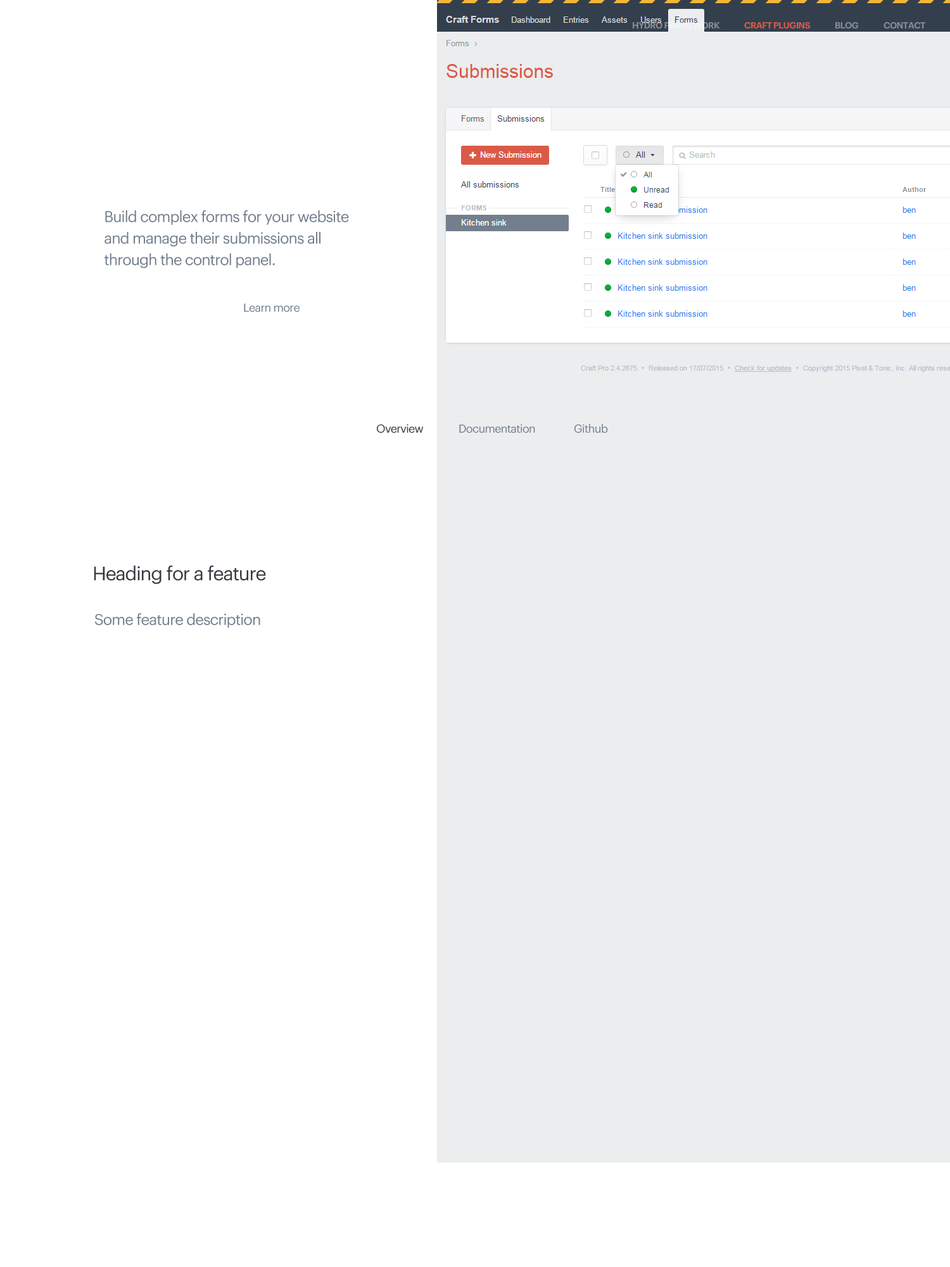
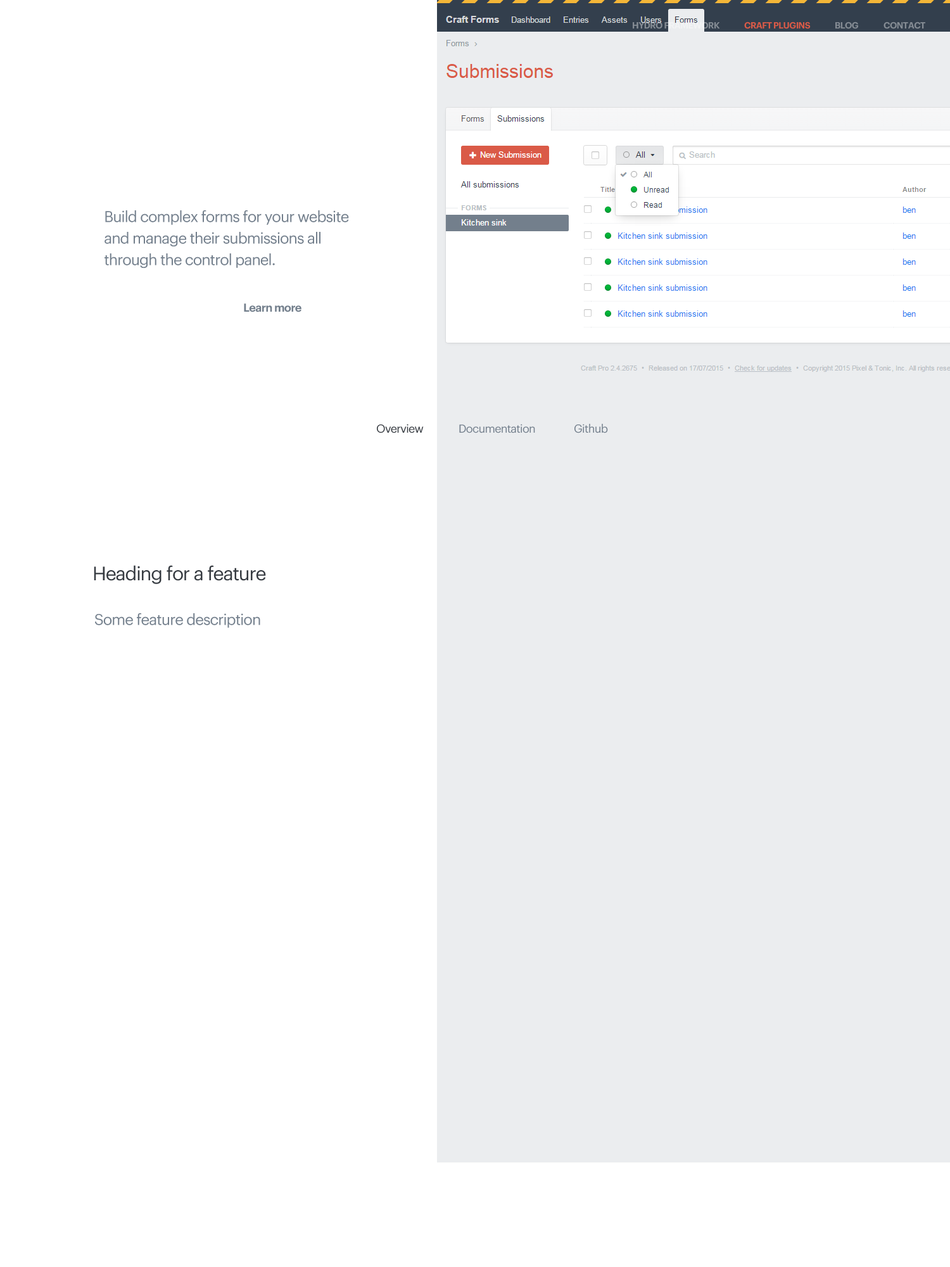
The second 950 x 1267 image is a revision of the first. Changes to its layers:
painted on "Learn more" over [245, 303, 302, 313]
